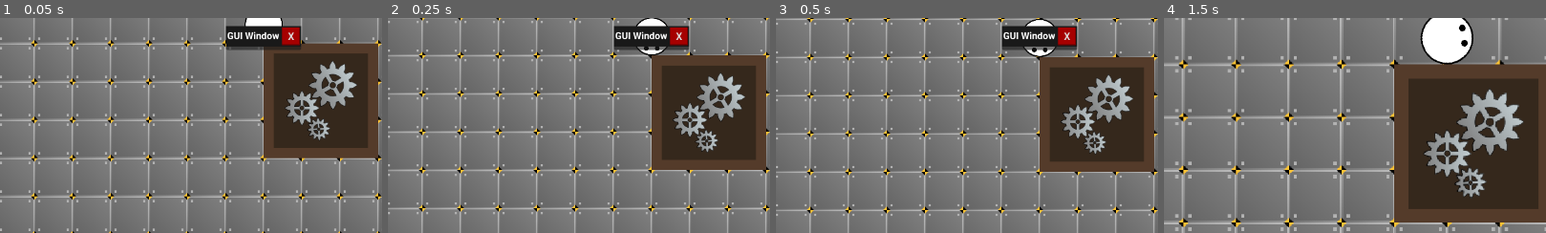
Above: before the commit, frames 1-4 (left to right).
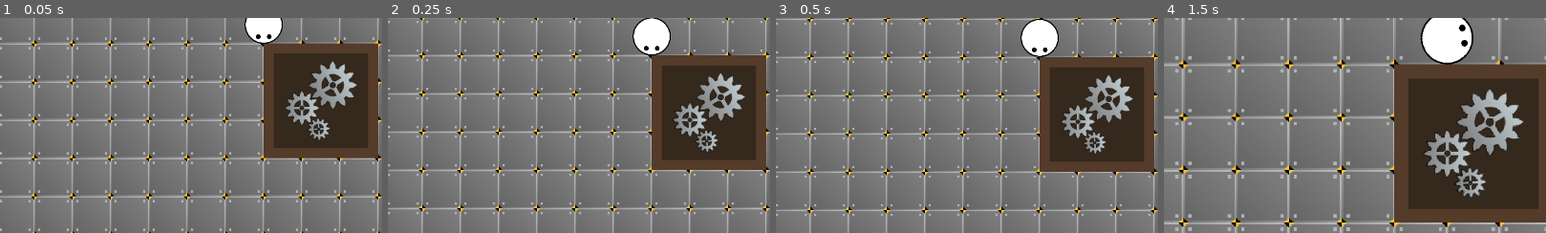
Above: after the commit, the same moments.

Repository: TrueSunGaming/industrial-revolution-proto-3
Game: Godot game, scene res://scenes/main/Main.tscn
Same seed, same stepped clock (60 frames per second), same inputs: the game is played once before the commit and once after it.
Inputs (mouse positions are % of the whole screen's width and height, from its top left):
- Up to frame 1 (0.05 s): no input
- Up to frame 2 (0.25 s): no input
- Up to frame 3 (0.5 s): no input
- Up to frame 4 (1.5 s): click (54, 50) at 0.5 s, where only the run before the commit has a clickable "X"; tap Enter at 1.25 s; move the mouse to (72, 45) at 1.27 s; hold D (move_right) from 1.28 s (still down); hold Mouse wheel up (zoom_in) from 1.28 s (still down); click (72, 45) at 1.42 s
The pictures show only the part of the screen within x 16-66%, y 45-95%; the shares and areas given below are measured in that part.

The runs differ from the first frame. In frame 1, 2.2% of the frame differs, in the area x 59-79%, y 3-16%; in frame 2, 2.1%; in frame 3, 2.1%; in frame 4, nothing differs.

Commit message:
feat: implement player inventory gui

Diff:
--- a/project.godot
+++ b/project.godot
@@ -58,6 +58,16 @@
 "events": [Object(InputEventMouseButton,"resource_local_to_scene":false,"resource_name":"","device":-1,"window_id":0,"a …(259 unchanged characters)…
 ]
 }
+open_inventory={
+"deadzone": 0.2,
+"events": [Object(InputEventKey,"resource_local_to_scene":false,"resource_name":"","device":-1,"window_id":0,"alt_pressed":false,"shift_pressed":false,"ctrl_pressed":false,"meta_pressed":false,"pressed":false,"keycode":0,"physical_keycode":69,"key_label":0,"unicode":101,"location":0,"echo":false,"script":null)
+]
+}
+debug_button={
+"deadzone": 0.2,
+"events": [Object(InputEventKey,"resource_local_to_scene":false,"resource_name":"","device":-1,"window_id":0,"alt_pressed":false,"shift_pressed":true,"ctrl_pressed":true,"meta_pressed":false,"pressed":false,"keycode":0,"physical_keycode":68,"key_label":0,"unicode":0,"location":0,"echo":false,"script":null)
+]
+}
 
 [rendering]
 
--- a/scenes/main/Main.gd
+++ b/scenes/main/Main.gd
@@ -7,4 +7,5 @@
 
 	refs.env.env_id = refs.save.last_environment
 	refs.player.inventory = Storage.new()
+	refs.player.inventory.slots = 60
 	refs.player.inventory.content = refs.save.player_inventory
--- a/scenes/ui/UI.gd
+++ b/scenes/ui/UI.gd
@@ -14,3 +14,13 @@
 
 func _on_child_exiting_tree(node: Node) -> void:
 	if node in gui_windows: gui_windows.erase(node)
+
+func _input(event: InputEvent) -> void:
+	if Input.is_action_just_released("open_inventory"):
+		if gui_window_open: for i in gui_windows:
+			i.close()
+		else: add_child(loads.player_inventory_gui.instantiate())
+
+	if Input.is_action_just_pressed("debug_button") and OS.is_debug_build():
+		# TODO
+		pass
--- a/scenes/ui/UI.tscn
+++ b/scenes/ui/UI.tscn
@@ -1,13 +1,10 @@
-[gd_scene load_steps=3 format=3 uid="uid://drqf0tkqp0fa4"]
+[gd_scene load_steps=2 format=3 uid="uid://drqf0tkqp0fa4"]
 
 [ext_resource type="Script" uid="uid://f0hlqm7grhro" path="res://scenes/ui/UI.gd" id="1_d2gw2"]
-[ext_resource type="PackedScene" uid="uid://dxg6tujebneed" path="res://scenes/ui/gui/GUIWindow.tscn" id="2_m01cm"]
 
 [node name="UI" type="CanvasLayer"]
 script = ExtResource("1_d2gw2")
 metadata/_custom_type_script = ExtResource("1_d2gw2")
 
-[node name="GUIWindow" parent="." instance=ExtResource("2_m01cm")]
-
 [connection signal="child_entered_tree" from="." to="." method="_on_child_entered_tree"]
 [connection signal="child_exiting_tree" from="." to="." method="_on_child_exiting_tree"]
--- a/scenes/ui/gui/GUIWindow.gd
+++ b/scenes/ui/gui/GUIWindow.gd
@@ -20,13 +20,13 @@
 func _ready() -> void:
 	if title: _title_node.text = title
 
-func _on_close_pressed() -> void:
+func close() -> void:
 	queue_free()
 
 func _on_tree_exiting() -> void:
 	for i in child_windows:
 		i.parent_window = null
-		i._on_close_pressed()
+		i.close()
 
 	closed.emit()
 
--- a/scenes/ui/gui/GUIWindow.tscn
+++ b/scenes/ui/gui/GUIWindow.tscn
@@ -52,6 +52,7 @@
 
 [node name="VBoxContainer" type="VBoxContainer" parent="PanelContainer"]
 layout_mode = 2
+theme_override_constants/separation = 0
 
 [node name="Navbar" type="PanelContainer" parent="PanelContainer/VBoxContainer"]
 layout_mode = 2
@@ -68,7 +69,8 @@
 
 [node name="NavbarRight" type="HBoxContainer" parent="PanelContainer/VBoxContainer/Navbar/NavbarContent"]
 layout_mode = 2
-size_flags_horizontal = 8
+size_flags_horizontal = 10
+alignment = 2
 
 [node name="Close" type="Button" parent="PanelContainer/VBoxContainer/Navbar/NavbarContent/NavbarRight"]
 custom_minimum_size = Vector2(30, 30)
@@ -95,4 +97,4 @@
 
 [connection signal="tree_exiting" from="." to="." method="_on_tree_exiting"]
 [connection signal="gui_input" from="PanelContainer/VBoxContainer/Navbar" to="." method="_on_navbar_gui_input"]
-[connection signal="pressed" from="PanelContainer/VBoxContainer/Navbar/NavbarContent/NavbarRight/Close" to="." method="_on_close_pressed"]
+[connection signal="pressed" from="PanelContainer/VBoxContainer/Navbar/NavbarContent/NavbarRight/Close" to="." method="close"]
--- /dev/null
+++ b/scenes/ui/gui/player-inventory/PlayerInventoryGUI.tscn
@@ -0,0 +1,30 @@
+[gd_scene load_steps=5 format=3 uid="uid://bbfgdav1wbyxm"]
+
+[ext_resource type="PackedScene" uid="uid://dxg6tujebneed" path="res://scenes/ui/gui/GUIWindow.tscn" id="1_ierbp"]
+[ext_resource type="Script" uid="uid://b3m52utqih0nr" path="res://scenes/ui/gui/player-inventory/PlayerInventoryStorageDisplay.gd" id="2_6ny8m"]
+[ext_resource type="Script" uid="uid://brhc4jfo5pptn" path="res://scenes/ui/resource/storage/StorageDisplay.gd" id="2_ead21"]
+
+[sub_resource type="StyleBoxFlat" id="StyleBoxFlat_6ny8m"]
+content_margin_left = 5.0
+content_margin_top = 5.0
+content_margin_right = 5.0
+content_margin_bottom = 5.0
+bg_color = Color(0.3, 0.3, 0.3, 1)
+
+[node name="GUIWindow" instance=ExtResource("1_ierbp")]
+
+[node name="Title" parent="PanelContainer/VBoxContainer/Navbar/NavbarContent" index="0"]
+text = "Inventory"
+
+[node name="HBoxContainer" type="HBoxContainer" parent="PanelContainer/VBoxContainer" index="1"]
+layout_mode = 2
+
+[node name="PanelContainer" type="PanelContainer" parent="PanelContainer/VBoxContainer/HBoxContainer" index="0"]
+layout_mode = 2
+theme_override_styles/panel = SubResource("StyleBoxFlat_6ny8m")
+
+[node name="StorageDisplay" type="GridContainer" parent="PanelContainer/VBoxContainer/HBoxContainer/PanelContainer" index="0"]
+layout_mode = 2
+columns = 10
+script = ExtResource("2_6ny8m")
+metadata/_custom_type_script = ExtResource("2_ead21")
--- /dev/null
+++ b/scenes/ui/gui/player-inventory/PlayerInventoryStorageDisplay.gd
@@ -0,0 +1,9 @@
+extends StorageDisplay
+
+func _ready() -> void:
+	storage = refs.player.inventory
+	(storage as Storage).capacity_changed.connect(update_empty_slots)
+	update_empty_slots()
+
+func update_empty_slots() -> void:
+	fill_empty_until = (storage as Storage).slots
--- a/scripts/loads.gd
+++ b/scripts/loads.gd
@@ -1,4 +1,6 @@
 extends Node
+
+const player_inventory_gui: PackedScene = preload("res://scenes/ui/gui/player-inventory/PlayerInventoryGUI.tscn")
 
 const environments := [
 	"factory"
--- a/scripts/resource/storage/Storage.gd
+++ b/scripts/resource/storage/Storage.gd
@@ -1,10 +1,17 @@
 class_name Storage extends StorageAccess
+
+signal capacity_changed
 
 @export var allow_solids: bool
 @export var allow_fluids: bool
-@export var slots := -1
 @export var filter := Filter.ALL
 @export var remove_empty := true
+
+@export var slots := -1:
+	set(val):
+		if slots == val: return
+		slots = val
+		capacity_changed.emit()
 
 @export var content: Array[ResourceStack]:
 	set(val):
Not shown, added: scenes/ui/gui/player-inventory/PlayerInventoryStorageDisplay.gd.uid
